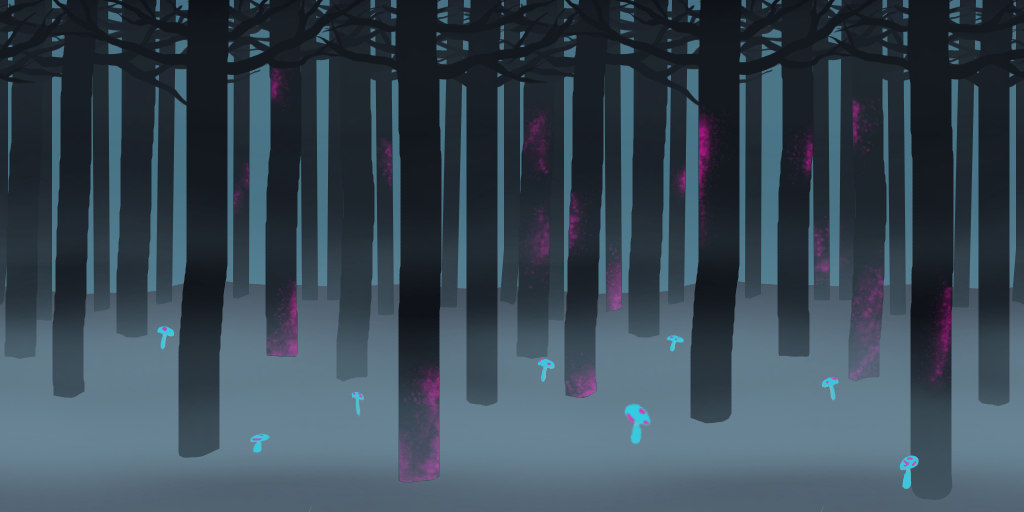
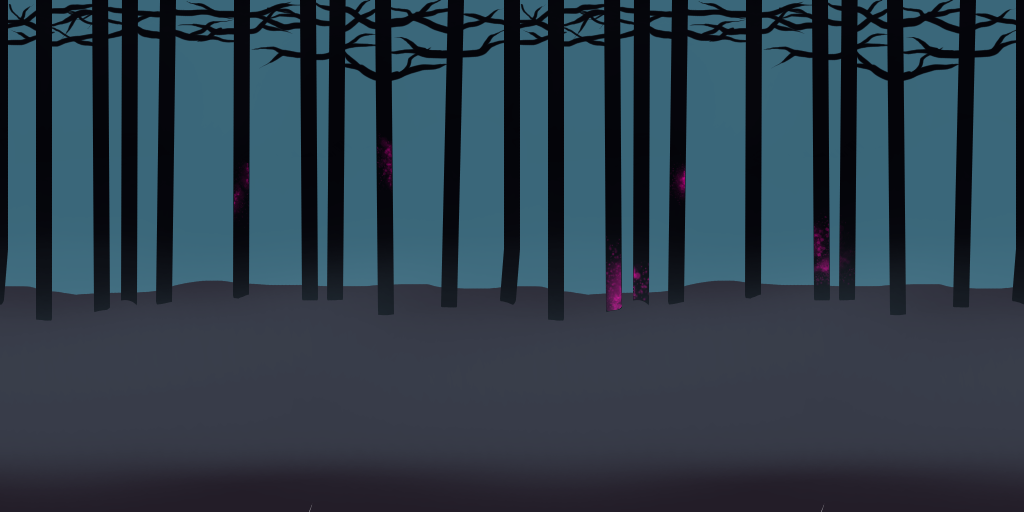
The second 1024x512 image is a revision of the first. Changes to its layers:
hid "Nevoa 1", painted on it over [0, 0, 1024, 512]
hid "Neon Árvores", painted on it over [281, 64, 1024, 512]
hid "Arvores 1", painted on it over [0, 0, 1024, 512]
hid "Nevoa 2", painted on it over [0, 0, 1024, 512]
hid "Neon Arvores 2" over [192, 0, 896, 448]
hid "Árvore 2", painted on it over [0, 0, 1024, 448]
hid "Névoa 3", painted on it over [0, 0, 1024, 512]
hid "Neon Arvores 3", painted on it over [448, 64, 960, 448]
hid "Árvore 3", painted on it over [0, 0, 1024, 448]
painted on "Nevoa 4" over [0, 0, 1024, 512]
painted on "Neon Arvore 4" over [192, 0, 896, 384]
painted on "Árvore 4" over [0, 0, 1024, 384]
painted on "Chão" over [0, 256, 1024, 512]
painted on "Horizonte" over [0, 0, 1024, 448]
